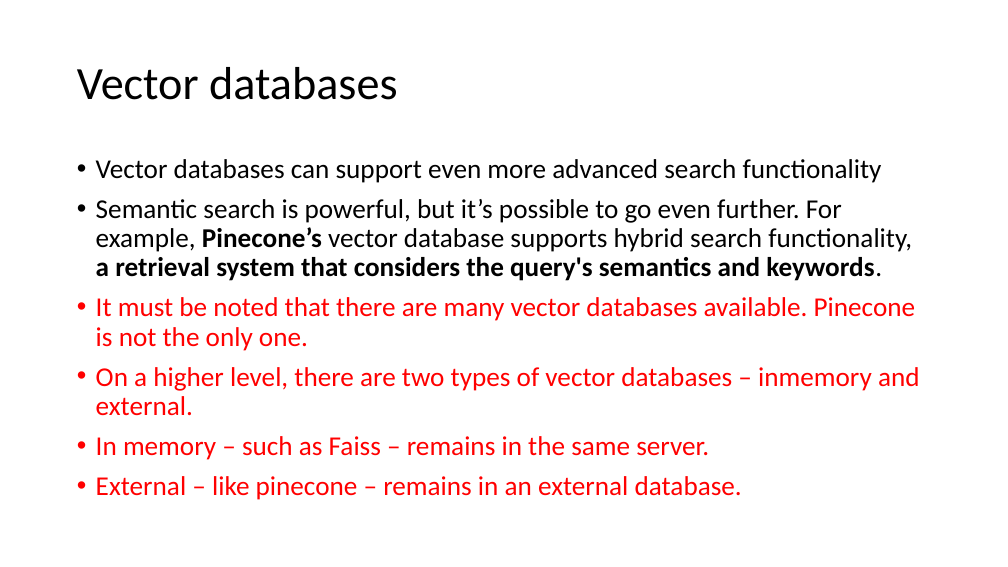
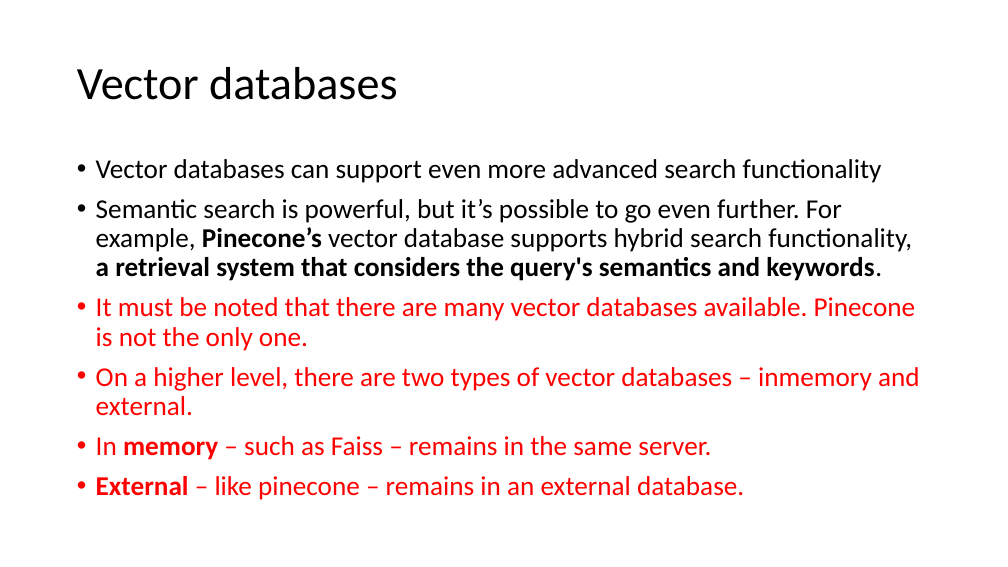
Before and after one commit to FS-G/AI_and_DataScince_Module, a slide deck: slide 22 of 11_generative_ai/2_generative_ai_and_rag.pptx (slide 23 before the commit). Drawn at 1008x567 pixels with LibreOffice and Linux fonts; fonts in the diff are those of the drawing. Boxes give left, top, right and bottom in pixels: in the first picture for what was removed or moved away, otherwise in the second. Text is boxed around its words. In the diff, an @@ line names an element or a change of style, - is before the commit and + after.

```diff
--- a/11_generative_ai/2_generative_ai_and_rag.pptx
+++ b/11_generative_ai/2_generative_ai_and_rag.pptx
@@ text at [96, 436, 744, 500]: bold on in "memory", "External" @@
```
Also in this commit, not shown: 1 other slide changed, 1 slide added, 2 slides removed, 3 other files.
